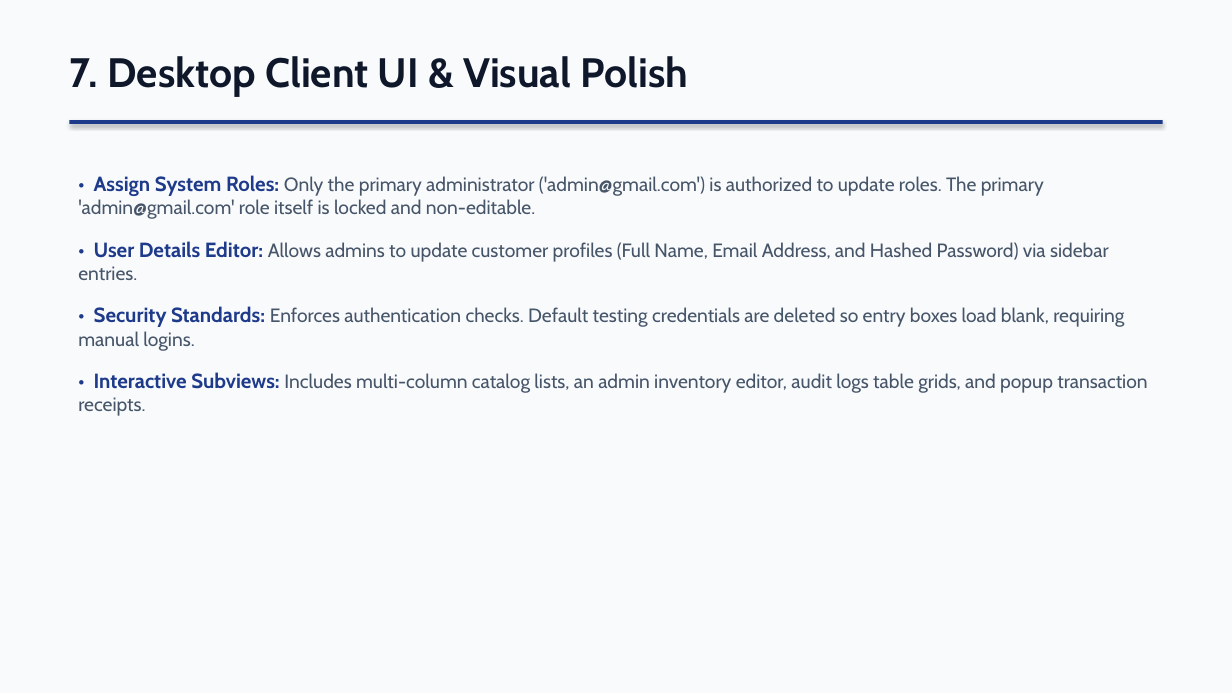
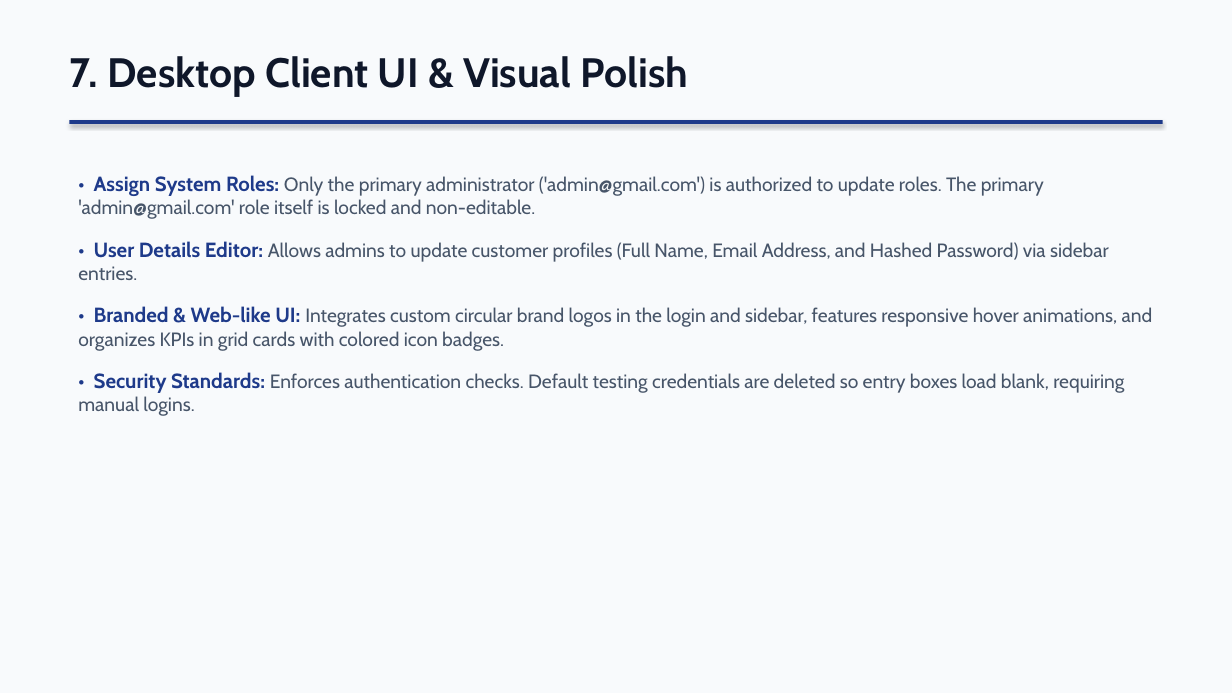
Before and after one commit to NouradiinMahad/CARFOON-shopping, a slide deck: slide 8 of Online_Shopping_Management_System_Presentation_Updated.pptx. Drawn at 1232x693 pixels with LibreOffice and Linux fonts; fonts in the diff are those of the drawing. Boxes give left, top, right and bottom in pixels: in the first picture for what was removed or moved away, otherwise in the second. Text is boxed around its words. In the diff, an @@ line names an element or a change of style, - is before the commit and + after.

```diff
--- a/Online_Shopping_Management_System_Presentation_Updated.pptx
+++ b/Online_Shopping_Management_System_Presentation_Updated.pptx
@@ text at <box>78,306,1153,351</box>: paragraph added @@
+• Branded & Web-like UI: Integrates custom circular brand logos in the login and sidebar, features responsive hover animations, and organizes KPIs in grid cards with colored icon badges.
@@ text at <box>78,372,1147,416</box>: paragraph removed @@
-• Interactive Subviews: Includes multi-column catalog lists, an admin inventory editor, audit logs table grids, and popup transaction receipts.
```
Also in this commit, not shown: 4 other files.
